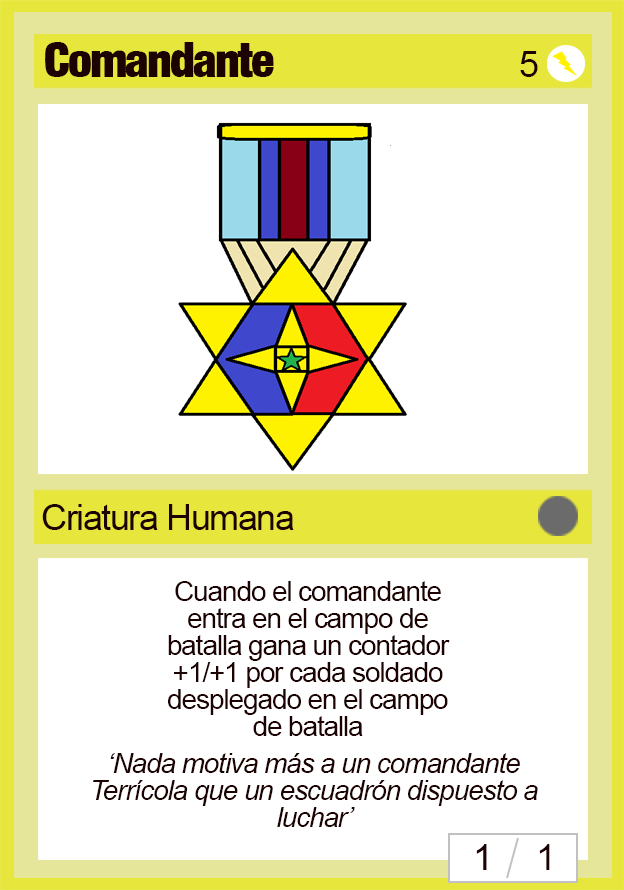
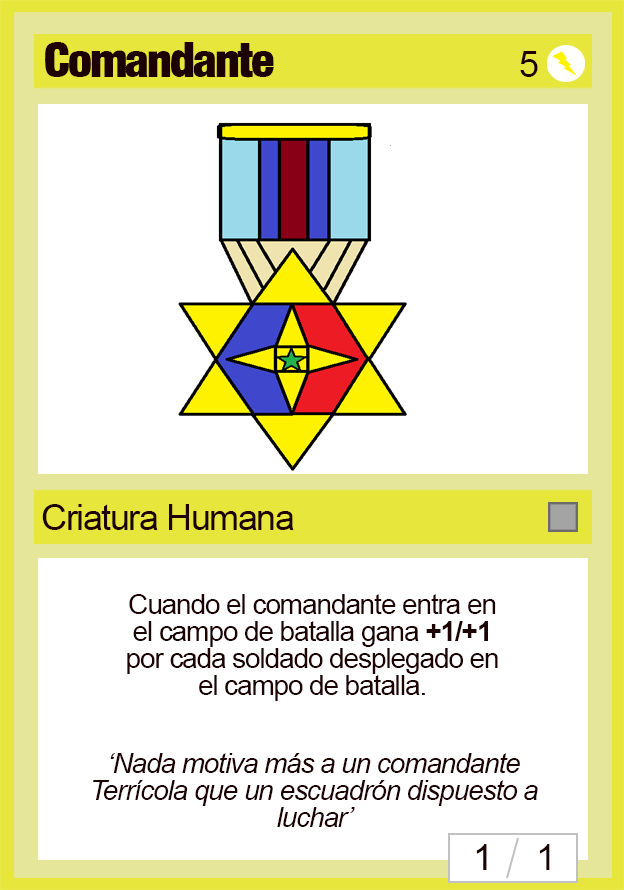
The second (624, 890) image is a revision of the first. Changes to its layers:
moved "Rareza" above "Ataque", painted on it over [538, 496, 578, 536]
renamed "Cuando el comandante entra en el campo de batalla gana un conta" to "Cuando el comandante entra en el campo de batalla gana +1/+1 po", painted on it over [127, 581, 498, 736]
